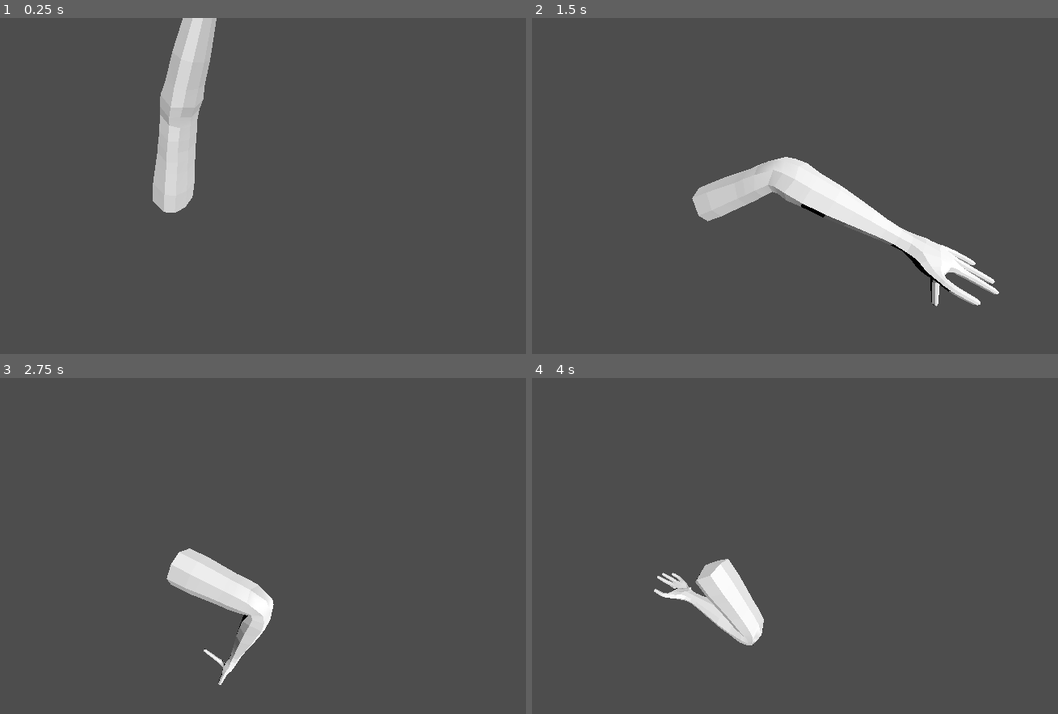
Above: before the commit, frames 1-4 (two rows, left to right).
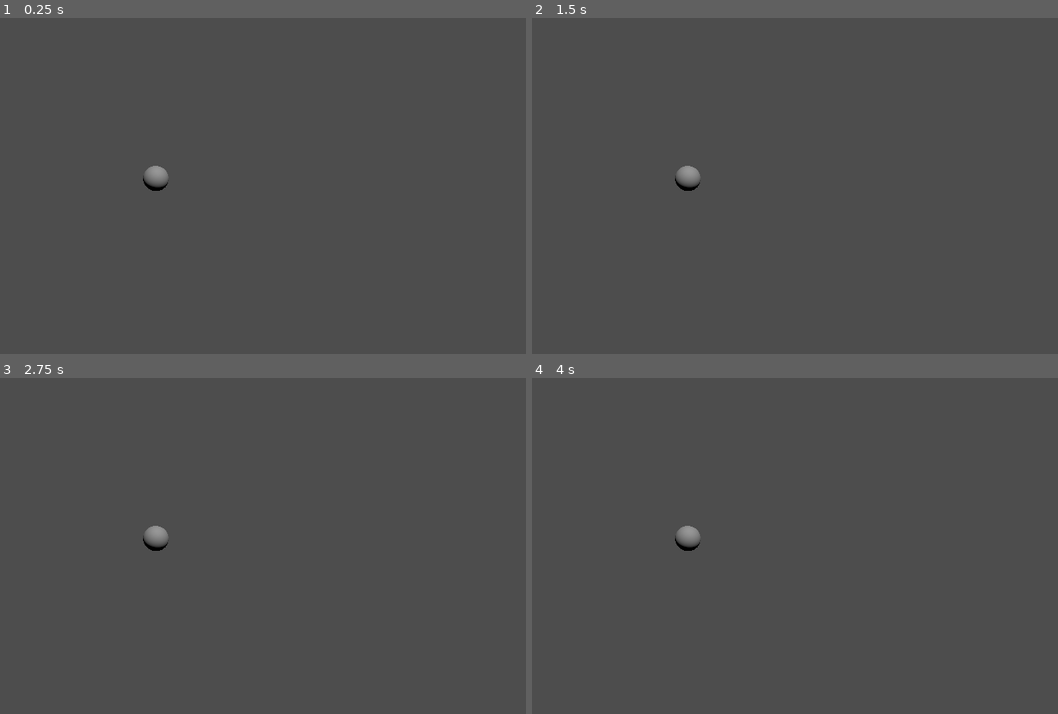
Above: after the commit, the same moments.

Repository: francismitchell/slop-game
Game: Godot game, scene res://main.tscn
Same seed, same stepped clock (60 frames per second), same inputs: the game is played once before the commit and once after it. The project has no main scene, so this scene is started directly.
Inputs:
- Up to frame 1 (0.25 s): no input
- Up to frame 2 (1.5 s): no input
- Up to frame 3 (2.75 s): no input
- Up to frame 4 (4 s): no input

The runs differ from the first frame. In frame 1, 4.3% of the frame differs, in the area x 27-42%, y 0-58%; in frame 2, 6.0%, in the area x 27-89%, y 41-86%; in frame 3, 3.1%; in frame 4, 2.6%.

Commit message:
Semi-working IK

Diff:
--- a/arm.gd
+++ b/arm.gd
@@ -1,26 +1,70 @@
 extends Node3D
 
 var skel
+var starting_offsets = [Vector3(0, 4.43, 0), Vector3(0, 5.3, 0), Vector3(0, 1.0, 0)]
 @export var IK_bone = "Finger"
+var SamplingDistance = 0.01
+var LearningRate = 0.001
+var angles = []
+@onready var target = get_parent().get_node("MeshInstance3D").global_transform.origin
 # Called when the node enters the scene tree for the first time.
 func _ready():
 	skel = get_node("Armature/Skeleton3D")
-	var b = skel.find_bone(IK_bone)
-	while b >= 0:
-		print(b)
-		print("name: ", skel.get_bone_name(b))
-		print("local transform: ", skel.get_bone_pose(b))
-		print( "global transform:", skel.get_bone_global_pose(b))
-		var b_rot = skel.get_bone_pose_rotation(b)
-		var new_b_rot = Quaternion(Vector3.BACK, 0.01) * b_rot
-		skel.set_bone_pose_rotation(b, new_b_rot)
-		b = skel.get_bone_parent(b)
+
+	var b = 0
+	while b < skel.get_bone_count():
+		angles.append(skel.get_bone_pose_rotation(b).get_angle())
+		b += 1
+
+
+func ForwardKinematics(angles):
+	var b = 0
+	var prev_point = skel.get_bone_pose_position(b)
+	while b < skel.get_bone_count():
+		var rot = Quaternion(Vector3(0,0,1), angles[b])
+		var next_point = prev_point + rot * starting_offsets[b]
+		prev_point = next_point
+		b += 1
+
+	return prev_point
+
+func DistanceFromTarget(target, angles):
+	var point = ForwardKinematics(angles)
+	return (point - target).length()
+
+func PartialGradient(target, angles, i):
+	var angle = angles[i]
+
+	var f_x = DistanceFromTarget(target, angles)
+	angles[i] += SamplingDistance
+	var f_x_plus_d = DistanceFromTarget(target, angles)
+	var gradient = (f_x_plus_d - f_x) / SamplingDistance
+
+	angles[i] = angle
+
+	return gradient
+
+func InverseKinematics(target, angles):
+	var b = 0
+	while b < skel.get_bone_count():
+		var gradient = PartialGradient(target, angles, b)
+		angles[b] -= LearningRate * gradient
+		b += 1
+
+	return angles
+
+
+
 
 # Called every frame. 'delta' is the elapsed time since the previous frame.
 func _process(delta):
-	var b = skel.find_bone(IK_bone)
-	while b >= 0:
-		var b_rot = skel.get_bone_pose_rotation(b)
-		var new_b_rot = Quaternion(Vector3.BACK, 0.01) * b_rot
+	# Get bone from bottom of chain
+	var b = 0
+	target = get_parent().get_node("MeshInstance3D").global_transform.origin
+	angles = InverseKinematics(target, angles)
+
+	# Each bone has an ID that increments down the chain
+	while b < skel.get_bone_count():
+		var new_b_rot = Quaternion(Vector3.BACK, angles[b])
 		skel.set_bone_pose_rotation(b, new_b_rot)
-		b = skel.get_bone_parent(b)
+		b += 1
--- a/arm.tscn
+++ b/arm.tscn
@@ -1,10 +1,12 @@
-[gd_scene load_steps=3 format=3 uid="uid://o1dphbkgxji4"]
+[gd_scene load_steps=3 format=3 uid="uid://c7smuctdninnp"]
 
-[ext_resource type="PackedScene" uid="uid://duorlow2im0ec" path="res://arm.glb" id="1_551hc"]
-[ext_resource type="Script" path="res://arm.gd" id="2_px8rb"]
+[ext_resource type="PackedScene" uid="uid://duorlow2im0ec" path="res://arm.glb" id="1_uygp7"]
+[ext_resource type="Script" path="res://arm.gd" id="2_6uaq0"]
 
-[node name="arm" instance=ExtResource("1_551hc")]
-script = ExtResource("2_px8rb")
+[node name="arm" instance=ExtResource("1_uygp7")]
+script = ExtResource("2_6uaq0")
 
 [node name="Skeleton3D" parent="Armature" index="0"]
-bones/2/rotation = Quaternion(-0.098525, 0.000474975, 0.000474975, 0.995475)
+transform = Transform3D(1, 0, 0, 0, 1, 0, 0, 0, 1, 0, 1.19511, 0)
+bones/0/position = Vector3(0.000474975, 0.000474975, 0.000474975)
+bones/2/rotation = Quaternion(-0.098525, 0.000474975, 0.000474975, 0.979475)
--- a/main.tscn
+++ b/main.tscn
@@ -1,6 +1,8 @@
-[gd_scene load_steps=2 format=3 uid="uid://dfjjmog4b7yry"]
+[gd_scene load_steps=3 format=3 uid="uid://dfjjmog4b7yry"]
 
-[ext_resource type="PackedScene" uid="uid://o1dphbkgxji4" path="res://arm.tscn" id="1_uy4jv"]
+[ext_resource type="PackedScene" uid="uid://c7smuctdninnp" path="res://arm.tscn" id="1_8v4yh"]
+
+[sub_resource type="SphereMesh" id="SphereMesh_kpo7w"]
 
 [node name="Node3D" type="Node3D"]
 
@@ -8,7 +10,11 @@
 transform = Transform3D(-0.00109411, -0.810325, 0.58598, 0.591091, 0.472131, 0.653991, -0.806604, 0.347083, 0.478459, 5.03857, -6.17772, 3.32298)
 
 [node name="Camera3D" type="Camera3D" parent="."]
-transform = Transform3D(0.854323, -0.305071, 0.42079, 0, 0.809612, 0.586966, -0.519743, -0.501458, 0.69167, 6.02364, 7, 7.2388)
+transform = Transform3D(0.866025, 0, 0.5, 0, 1, 0, -0.5, 0, 0.866025, 6.02364, 7, 7.2388)
 
-[node name="arm" parent="." instance=ExtResource("1_uy4jv")]
-transform = Transform3D(-1, 0, -8.74228e-08, 0, 1, 0, 8.74228e-08, 0, -1, 0.0282497, 0, 0.113383)
+[node name="MeshInstance3D" type="MeshInstance3D" parent="."]
+transform = Transform3D(1, 0, 0, 0, 1, 0, 0, 0, 1, -0.331305, 7.83046, 0)
+mesh = SubResource("SphereMesh_kpo7w")
+
+[node name="arm" parent="." instance=ExtResource("1_8v4yh")]
+transform = Transform3D(1, 0, 0, 0, 1, 0, 0, 0, 1, -0.0606149, -1.26912, 9.46692)
